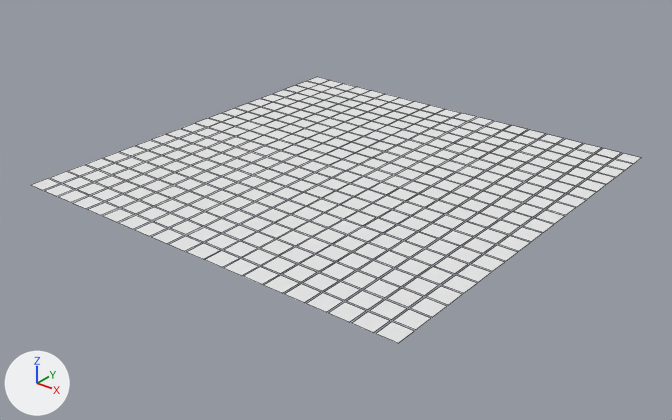
Two versions of the Blender file Assets/Media/Models/Grid.blend, one commit apart.
Rendered twice from a 50 mm camera at (53.2, -68.1, 37.4) aimed at (0.3, -2.0, -3.5). Lighting does not change. The marker at lower left points along +X, +Y and +Z. Mesh edges are drawn as thin lines.
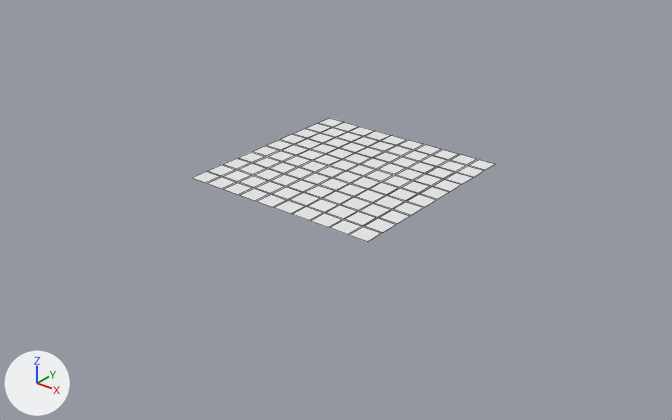
What changed in the scene script:
```text
Change ob_grid:
    where _m = ob_grid.modifiers.new('Tile X', 'ARRAY')
    _m.count: 10 -> 5
    where _m = ob_grid.modifiers.new('Tile Y', 'ARRAY')
    _m.count: 10 -> 5
```

Location of each change, [x1, y1, x2, y2] in pixels of the pictures (672 x 420 px):
'Grid', modifiers changed (50% narrower, 53% shorter): before [32, 77, 641, 343]; after [192, 118, 495, 242]
